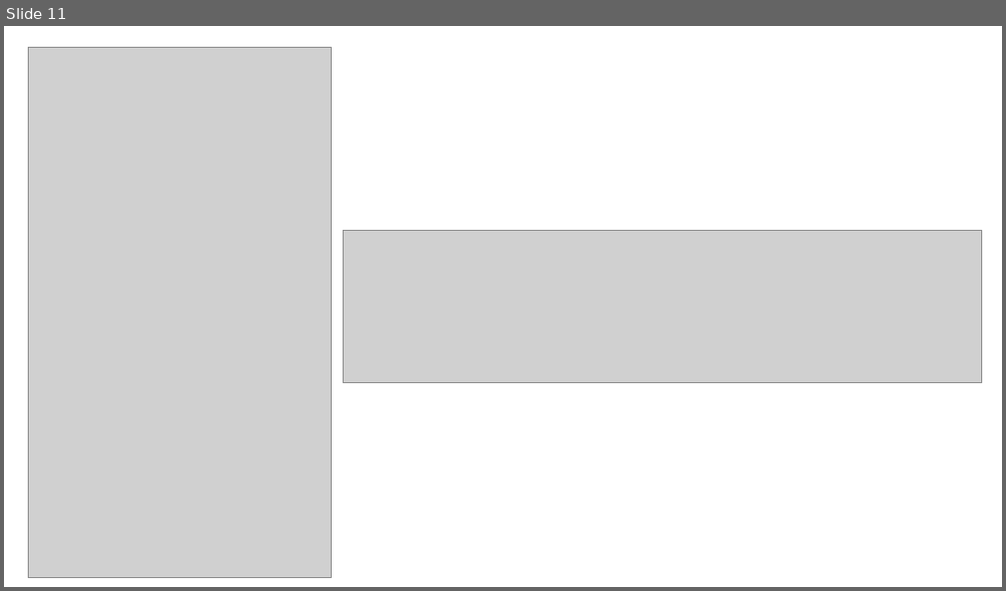
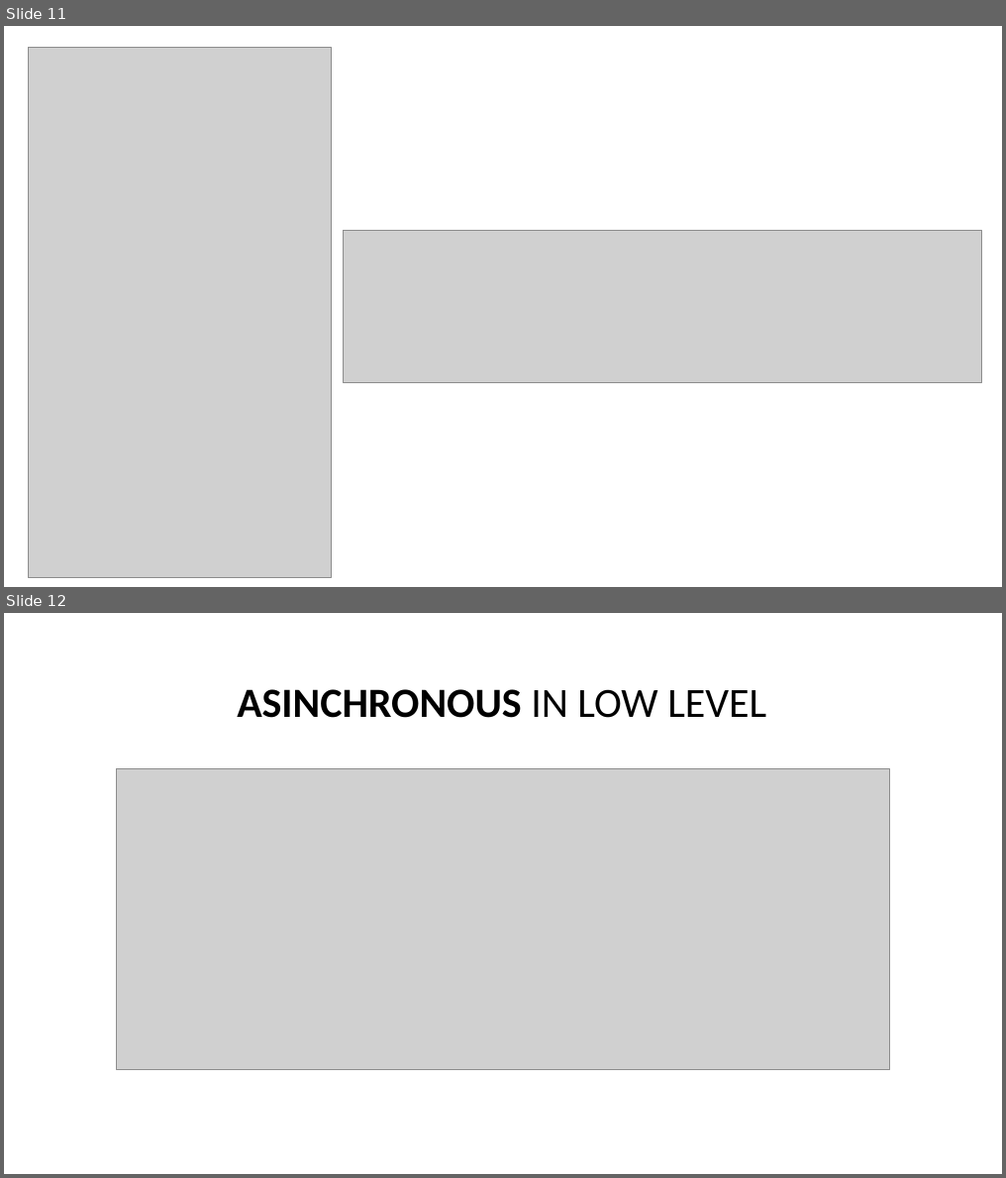
Before and after one commit to NickNaso/nodejs-tsw-2017, a slide deck: slides/nodejs-from-zero-to-hero.pptx. Shown one above the other, each under a label of ours: slide 11 before the commit, slides 11 and 12 after it. The pictures are 1006x591 and 1006x1178 pixels, drawn with LibreOffice and Linux fonts; fonts in the diff are those of the drawing; grey boxes stand for pictures. Boxes give left, top, right and bottom in pixels: in the first picture for what was removed or moved away, otherwise in the second. Text is boxed around its words. In the diff, an @@ line names an element or a change of style, - is before the commit and + after.

```diff
--- a/slides/nodejs-from-zero-to-hero.pptx
+++ b/slides/nodejs-from-zero-to-hero.pptx
@@ slide 12 added at (4, 613, 1002, 1174), background #FFFFFF @@
@@ text added at (237, 689, 766, 718), 40 pt, text #000000, bold @@
+ASINCHRONOUS IN LOW LEVEL
@@ picture added at (116, 769, 890, 1069) @@
```
Also in this commit, not shown: 19 other slides added, 33 other files.
